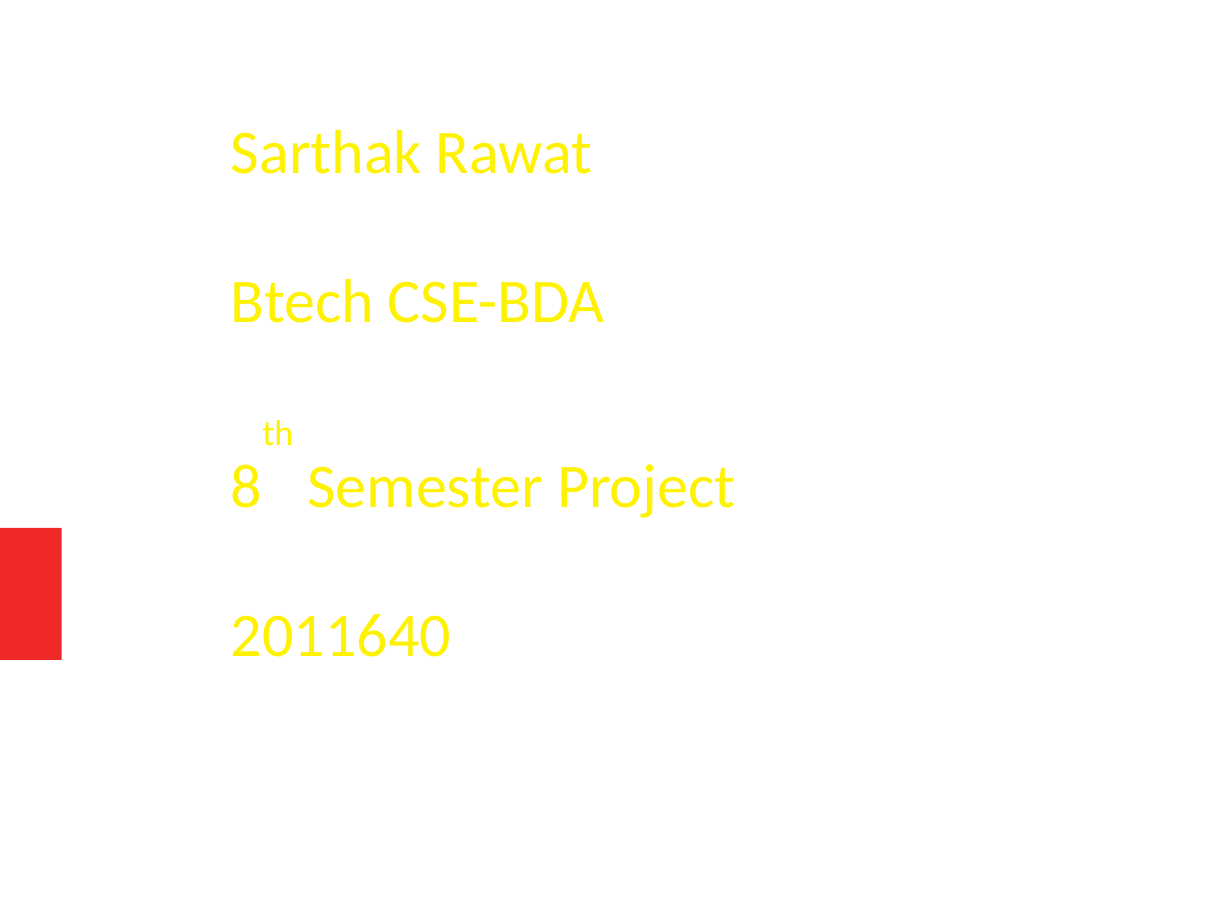
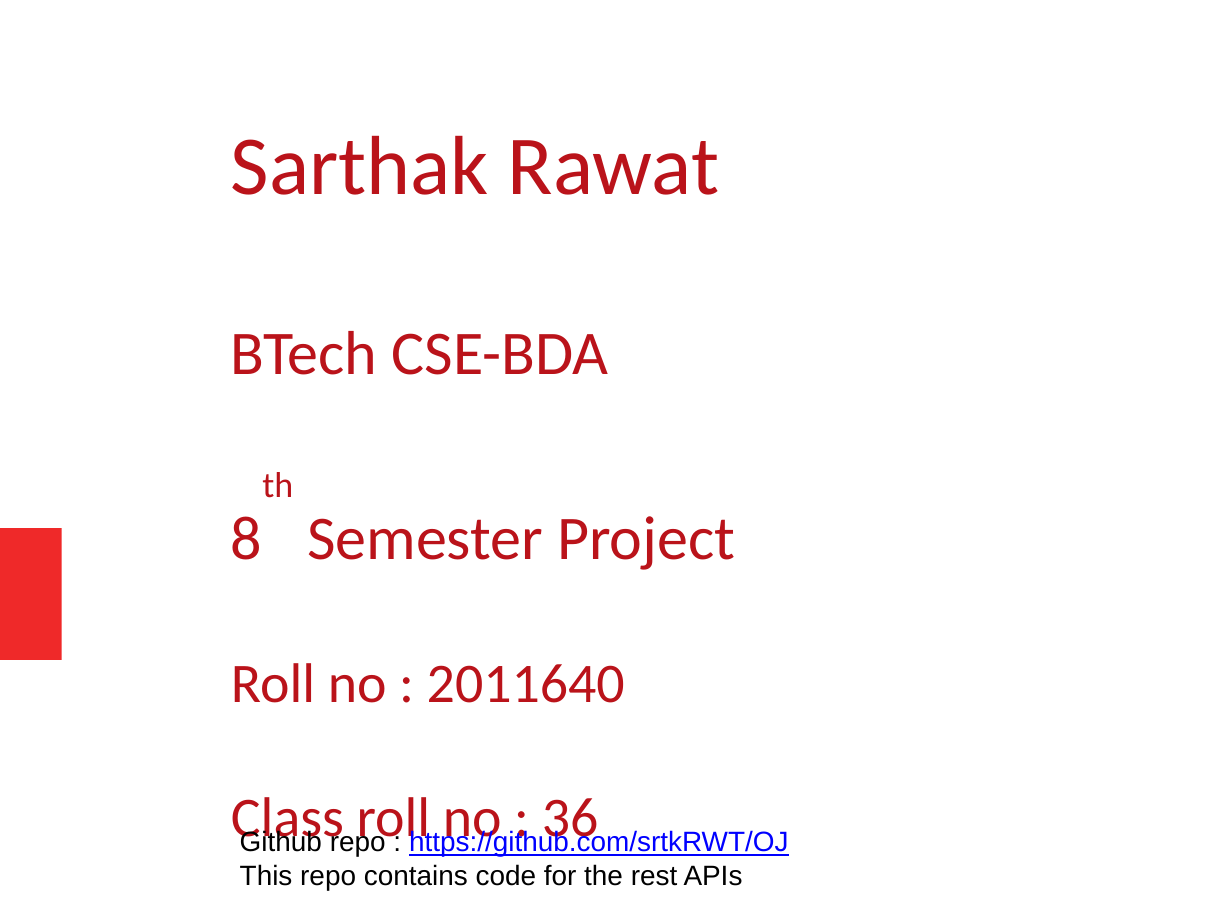
Before and after one commit to srtkRWT/OJ, a slide deck: slide 2 of OJ_presentation.pptx. Drawn at 1232x924 pixels with LibreOffice and Linux fonts; fonts in the diff are those of the drawing. Boxes give left, top, right and bottom in pixels: in the first picture for what was removed or moved away, otherwise in the second. Text is boxed around its words. In the diff, an @@ line names an element or a change of style, - is before the commit and + after.

```diff
--- a/OJ_presentation.pptx
+++ b/OJ_presentation.pptx
@@ text at [231, 135, 735, 570]: size 40 to 54 pt in "Sarthak Rawat"; text colour #FFF200 to #BA131A in "Sarthak Rawat", "8th Semester Project" @@
@@ text at [231, 331, 609, 375]: text changed; text colour #FFF200 to #BA131A @@
-Btech CSE-BDA
+BTech CSE-BDA
@@ text at [231, 663, 625, 850]: text changed; size 40 to 36 pt; text colour #FFF200 to #BA131A @@
-2011640
+Roll no : 2011640
+Class roll no : 36
@@ text added at [240, 830, 789, 890], 18 pt, text #000000 @@
+Github repo : https://github.com/srtkRWT/OJ
+This repo contains code for the rest APIs
```
Also in this commit, not shown: 3 other slides changed, 2 slides added.
